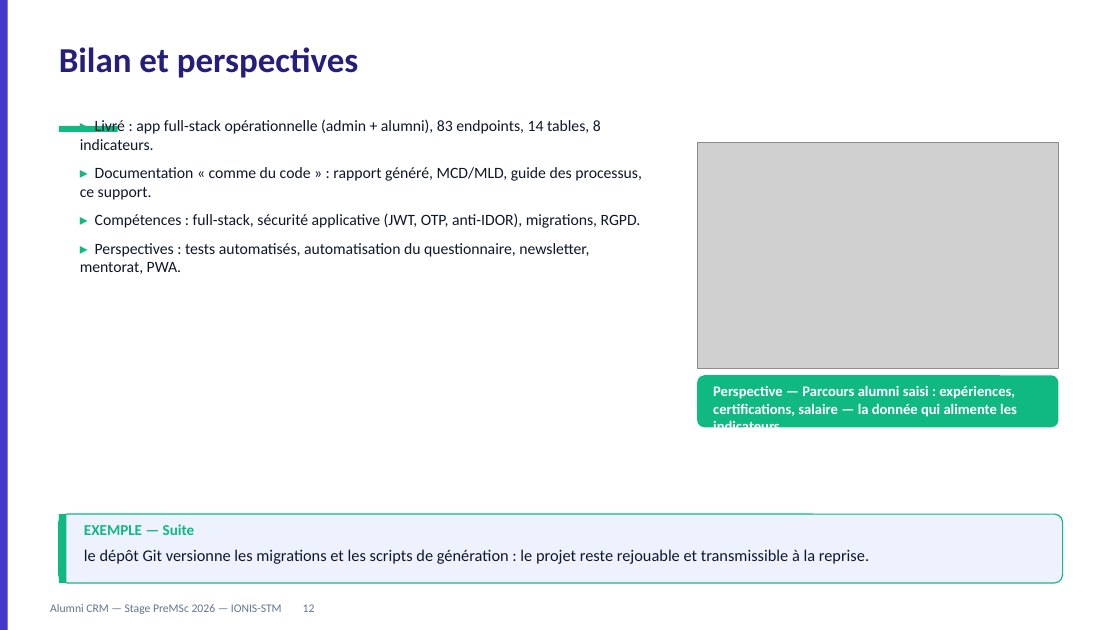
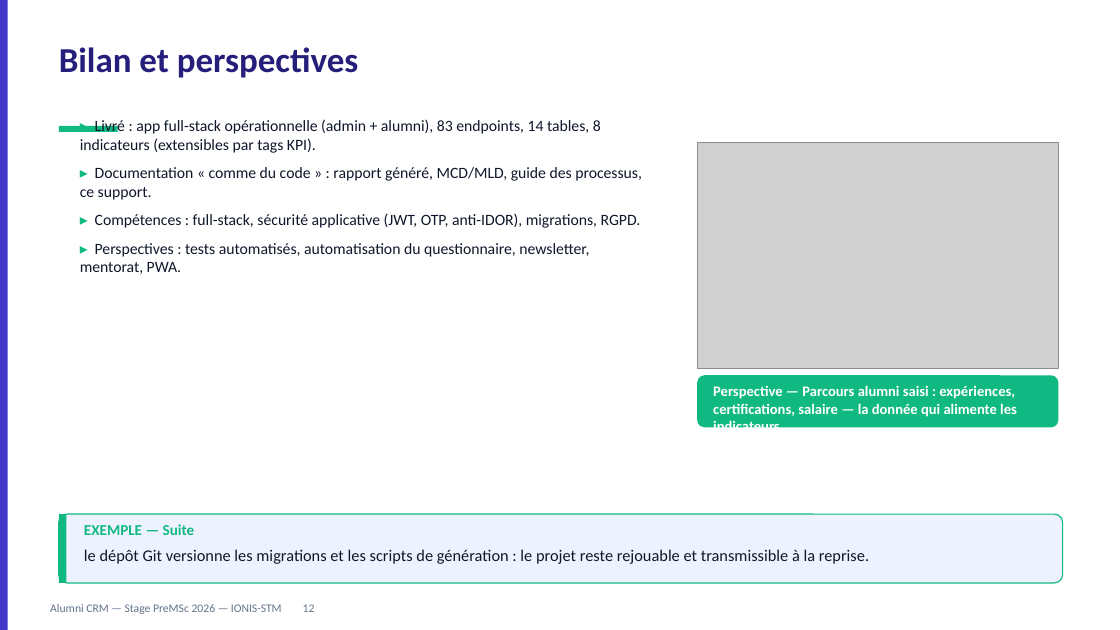
Before and after one commit to Rafikdjm/CRM_IONIS, a slide deck: slide 12 of Rapport/Soutenance - Alumni CRM - PreMSc 2026.pptx. Drawn at 1120x630 pixels with LibreOffice and Linux fonts; fonts in the diff are those of the drawing; grey boxes stand for pictures. Boxes give left, top, right and bottom in pixels: in the first picture for what was removed or moved away, otherwise in the second. Text is boxed around its words. In the diff, an @@ line names an element or a change of style, - is before the commit and + after.

```diff
--- a/Rapport/Soutenance - Alumni CRM - PreMSc 2026.pptx
+++ b/Rapport/Soutenance - Alumni CRM - PreMSc 2026.pptx
@@ text at box(80, 119, 601, 153): text changed @@
-▸ Livré : app full-stack opérationnelle (admin + alumni), 83 endpoints, 14 tables, 8 indicateurs.
+▸ Livré : app full-stack opérationnelle (admin + alumni), 83 endpoints, 14 tables, 8 indicateurs (extensibles par tags KPI).
```
Also in this commit, not shown: 2 other slides changed, 19 other files.
